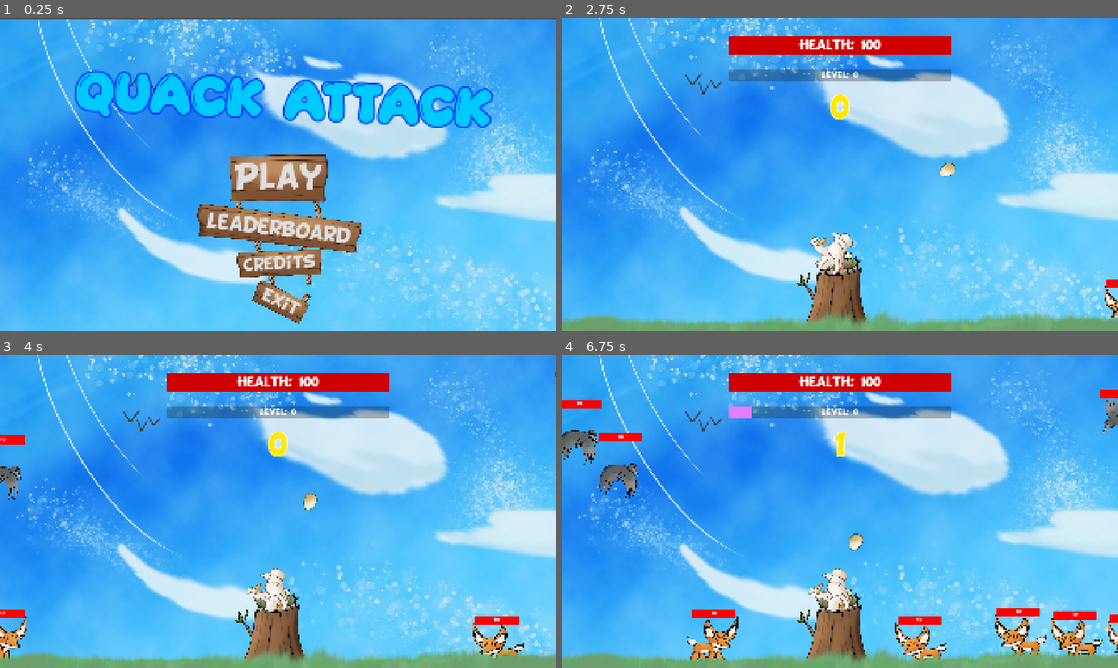
Above: before the commit, frames 1-4 (two rows, left to right).
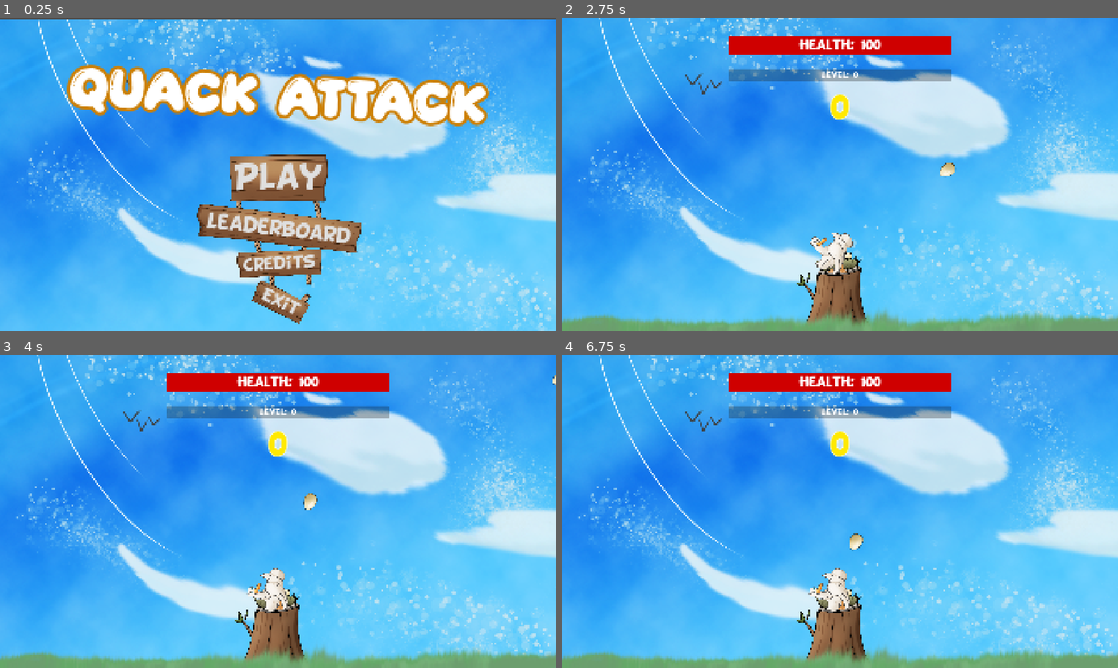
Above: after the commit, the same moments.

Repository: ms5051-hash/HacksComs26
Game: Godot game, scene res://Scenes/mainScene.tscn
Two runs of this game, one before a commit and one after it. Both use one fixed random seed, a clock stepped at 60 frames per second and the inputs below. The engine's default icon, where the game draws it, is replaced by a stand-in: a white triangle on a blue panel in a dark square.
Inputs (mouse positions are in pixels of both pictures, inside the frame that each line leads up to):
- Up to frame 1 (0.25 s): no input
- Up to frame 2 (2.75 s): click "Play" at 0.5 s; click "Play" at 1.25 s; tap Enter at 2 s; move the mouse to (962, 158) at 2.02 s; press the mouse at (962, 158) at 2.03 s
- Up to frame 3 (4 s): move the mouse to (166, 527) at 2.77 s; release the mouse at (166, 527) at 2.78 s; click (166, 527) at 2.85 s; move the mouse to (333, 442) at 3.52 s; press the mouse at (333, 442) at 3.53 s
- Up to frame 4 (6.75 s): move the mouse to (812, 574) at 4.27 s; release the mouse at (812, 574) at 4.28 s; click (812, 574) at 4.35 s; move the mouse to (1006, 558) at 5.02 s; press the mouse at (1006, 558) at 5.03 s; move the mouse to (673, 464) at 5.77 s; release the mouse at (673, 464) at 5.78 s; click (673, 464) at 5.85 s; move the mouse to (867, 511) at 6.52 s; press the mouse at (867, 511) at 6.53 s

The runs differ from the first frame. In frame 1, 10% of the frame differs, in the area x 12-89%, y 14-36%; in frame 2, 0.2%; in frame 3, 1.5%; in frame 4, 5.2%.

Commit message:
balanced better

Diff:
--- a/duck-game-2026/Scenes/bullet_area_2d.tscn
+++ b/duck-game-2026/Scenes/bullet_area_2d.tscn
@@ -11,7 +11,7 @@
 script = ExtResource("1_eiu4d")
 
 [node name="BulletSprite2D" type="Sprite2D" parent="." unique_id=2090375803]
-z_index = 100
+z_index = 4096
 z_as_relative = false
 rotation = -1.5707964
 scale = Vector2(4, 4)
--- a/duck-game-2026/Scenes/mainScene.tscn
+++ b/duck-game-2026/Scenes/mainScene.tscn
@@ -81,15 +81,15 @@
 anchors_preset = 5
 anchor_left = 0.5
 anchor_right = 0.5
-offset_left = -493.0
-offset_top = 200.0
-offset_right = 493.0
-offset_bottom = 360.0
-grow_horizontal = 2
-pivot_offset = Vector2(493, 80)
-theme_override_colors/font_color = Color(0, 0.7882353, 1, 1)
-theme_override_colors/font_outline_color = Color(0, 0.2140898, 0.9899928, 1)
-theme_override_constants/outline_size = 20
+offset_left = -640.0
+offset_top = 192.0
+offset_right = 638.0
+offset_bottom = 352.0
+grow_horizontal = 2
+pivot_offset = Vector2(639, 64)
+theme_override_colors/font_color = Color(1, 1, 1, 1)
+theme_override_colors/font_outline_color = Color(0.801569, 0.49920493, 0.013989299, 1)
+theme_override_constants/outline_size = 40
 theme_override_fonts/font = ExtResource("2_hewda")
 theme_override_font_sizes/font_size = 150
 text = "Quack Attack"
--- a/duck-game-2026/Scripts/Enemy.gd
+++ b/duck-game-2026/Scripts/Enemy.gd
@@ -19,6 +19,8 @@
 # Called every frame. 'delta' is the elapsed time since the previous frame.
 func _process(delta: float) -> void:
 	if(hp <= 0):
+		Global.score += Global.predator_stats[predator_type]["score"]
+		Global.level_xp += Global.predator_stats[predator_type]["score"]
 		queue_free()
 
 	$ProgressBar.max_value = maxHP
--- a/duck-game-2026/Scripts/Global.gd
+++ b/duck-game-2026/Scripts/Global.gd
@@ -1,6 +1,5 @@
 extends Node
 
-const level_max_multiplier: float = 1.1
 signal sticks_changed(amount: int)
 signal nest_hp_changed(current: float,maximum: float)
 signal wave_changed(wave: int)
@@ -49,9 +48,9 @@
 
 #Predator stats and functions during the game
 var predator_stats: Dictionary = {
-	PredatorType.FOX:  {"hp": 30.0, "speed": 200, "nest_damage": 3.0, "sticks": 2, "score": 10, "flying": false},
-	PredatorType.HAWK: {"hp": 20.0, "speed": 70.0, "nest_damage": 2.0, "sticks": 3, "score": 15, "flying": true},
-	PredatorType.SNAKE: {"hp": 80.0, "speed": 35.0, "nest_damage": 5.0, "sticks": 5, "score": 25, "flying": false},
+	PredatorType.FOX:  {"hp": 30.0, "speed": 100, "nest_damage": 3.0, "sticks": 2, "score": 1, "flying": false},
+	PredatorType.HAWK: {"hp": 20.0, "speed": 150, "nest_damage": 2.0, "sticks": 3, "score": 2, "flying": true},
+	PredatorType.SNAKE: {"hp": 80.0, "speed": 35.0, "nest_damage": 5.0, "sticks": 5, "score": 3, "flying": false},
 }
 
 func get_predator_stat(type: int, stat: String):
@@ -69,20 +68,21 @@
 
 # FIELD START VALUES HERE
 const start_nest_max_hp: float = 100.0
-const start_level_xp_max: float = 10.0
-const start_egg_damage: float = 10.0
+const start_level_xp_max: float = 2.0
+const start_egg_damage: float = 1.0
 const start_enemy_base_hp: float = 100.0
 const start_sticks_per_kill: int = 2
 const start_score_per_kill: int = 10
 const start_egg_fire_rate: int = 1
 # 2 health every second
-const start_regen: float = 2
+const start_regen: float = 2.0
+const level_max_multiplier: float = 1.25
 
 # FIELDS HERE
 
 # Upgrade stuff here
-const fire_rate_multiplier: float = 2
-const egg_damage_multiplier: float = 1.1
+const fire_rate_multiplier: float = 1.25
+const egg_damage_multiplier: float = 1.5
 const nest_max_hp_multiplier: float = 1.1
 const regen_multiplier: float = 1.1
 
--- a/duck-game-2026/Scripts/Hawk.gd
+++ b/duck-game-2026/Scripts/Hawk.gd
@@ -29,6 +29,8 @@
 # Called every frame. 'delta' is the elapsed time since the previous frame.
 func _process(delta: float) -> void:
 	if(hp <= 0):
+		Global.score += Global.predator_stats[predator_type]["score"]
+		Global.level_xp += Global.predator_stats[predator_type]["score"]
 		queue_free()
 
 	$ProgressBar.max_value = maxHP
--- a/duck-game-2026/Scripts/Shooting.gd
+++ b/duck-game-2026/Scripts/Shooting.gd
@@ -42,9 +42,6 @@
 		await get_tree().create_timer(1.0).timeout
 		queue_free()
 
-		Global.score += 1
-		Global.level_xp += 1
-
 
 func _on_hawk_area_entered(area):
 	pass # Replace with function body.
--- a/duck-game-2026/Scripts/enemy_spawner.gd
+++ b/duck-game-2026/Scripts/enemy_spawner.gd
@@ -3,25 +3,45 @@
 @export var enemy: PackedScene
 @export var hawk: PackedScene
 @export var spawnPoints: Array[Node2D]
-@export var eps = 1
+@export var eps = .1
+@export var hps = 0
 @export var player: Area2D
-var spawnRate
-var timeUntilSpawn = 0
+var spawnFoxRate = 0
+var spawnHawkRate = 0
+var timeUntilFoxSpawn = 0
+var timeUntilHawkSpawn = 0
 
 
 # Called when the node enters the scene tree for the first time.
 func _ready() -> void:
-	spawnRate = 1/eps
+	Global.level_changed.connect(_on_level_change)
+	spawnFoxRate = 1/eps
+	if hps > 0:
+		spawnHawkRate = 1/hps
 
-
+func _on_level_change(level: int) -> void:
+	if hps == 0 and Global.level > 10:
+		hps = 0.1
+	eps *= 1.15
+	hps *= 1.15
+	spawnFoxRate = 1/eps
+	if hps != 0:
+		spawnHawkRate = 1/hps
+	pass
 # Called every frame. 'delta' is the elapsed time since the previous frame.
 func _process(delta: float) -> void:
-	if(timeUntilSpawn>spawnRate):
+
+	if(timeUntilFoxSpawn>spawnFoxRate):
 		Spawn()
+		timeUntilFoxSpawn = 0
+	else:
+		timeUntilFoxSpawn+=delta
+
+	if(spawnHawkRate != 0 and timeUntilHawkSpawn>spawnHawkRate):
 		SpawnHawk()
-		timeUntilSpawn = 0
+		timeUntilHawkSpawn = 0
 	else:
-		timeUntilSpawn+=delta
+		timeUntilHawkSpawn+=delta
 
 func Spawn():
 	var rng = RandomNumberGenerator	.new()
